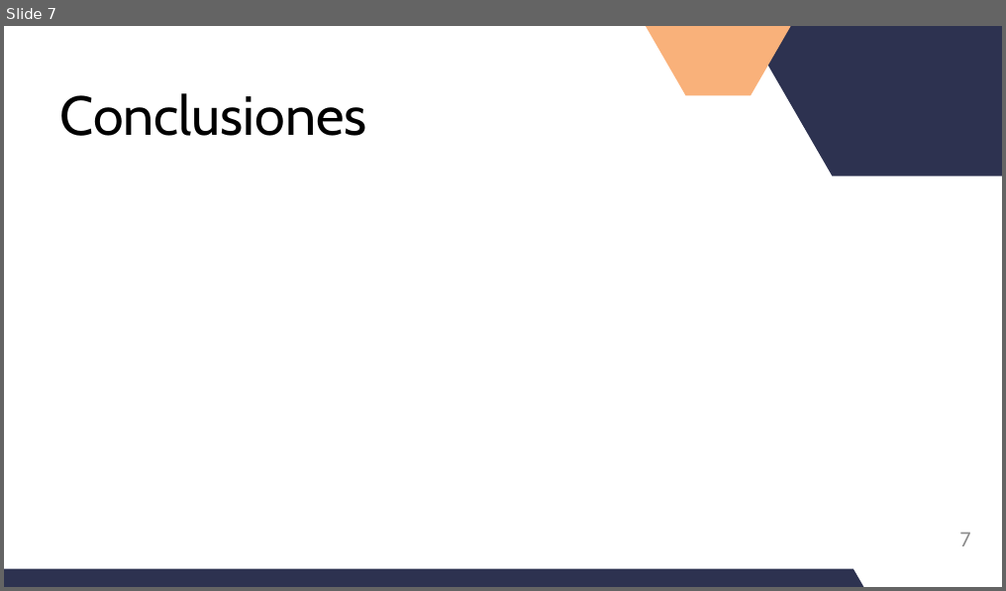
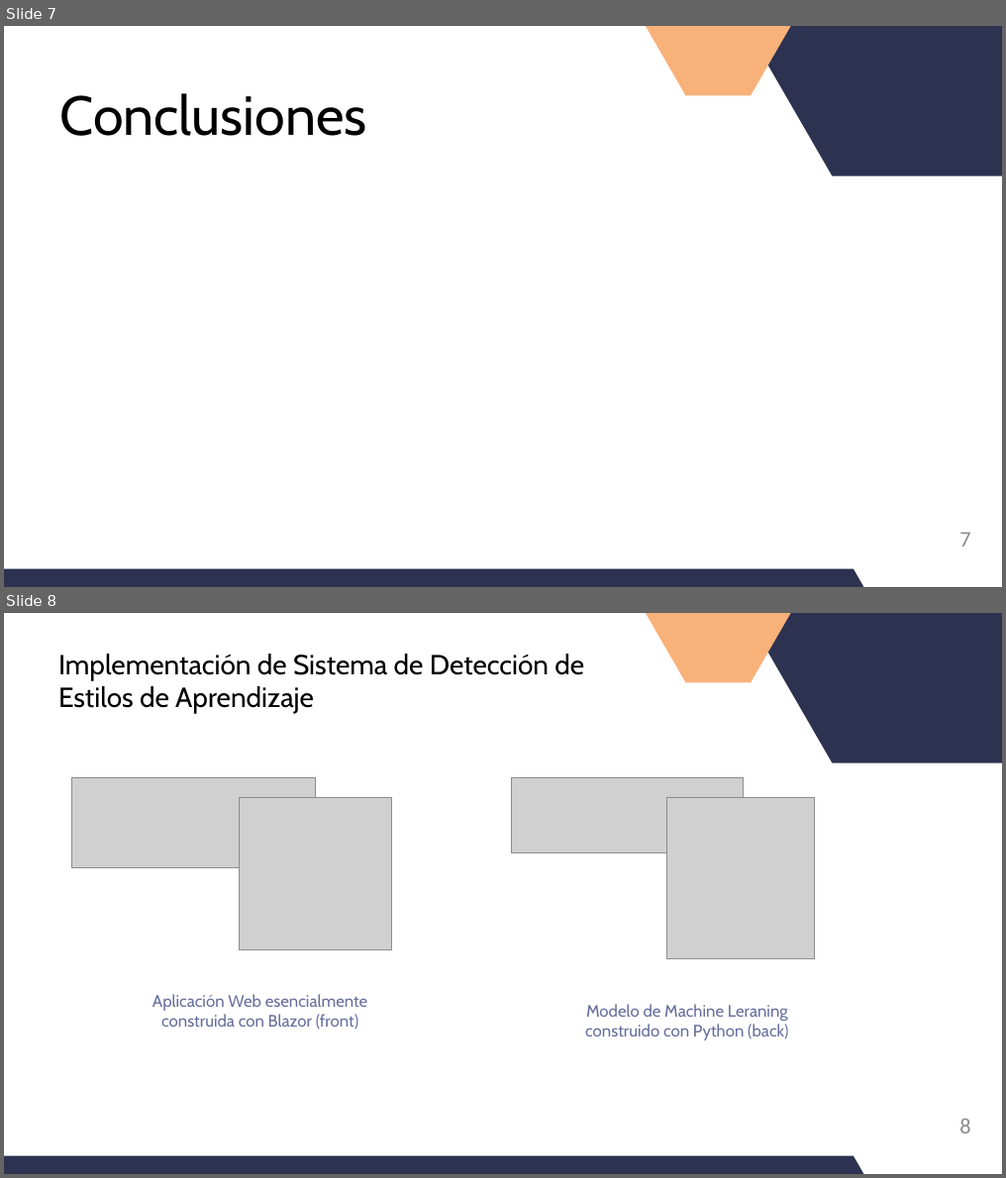
Before and after one commit to KuzeDavid/DIANDA, a slide deck: PPTT_DIANDA_II.pptx. Shown one above the other, each under a label of ours: slide 7 before the commit, slides 7 and 8 after it. The pictures are 1006x591 and 1006x1178 pixels, drawn with LibreOffice and Linux fonts; fonts in the diff are those of the drawing; grey boxes stand for pictures. Boxes give left, top, right and bottom in pixels: in the first picture for what was removed or moved away, otherwise in the second. Text is boxed around its words. In the diff, an @@ line names an element or a change of style, - is before the commit and + after.

```diff
--- a/PPTT_DIANDA_II.pptx
+++ b/PPTT_DIANDA_II.pptx
@@ slide 8 added at [4, 613, 1002, 1174], background #FFFFFF @@
@@ freeform shape added at [639, 613, 798, 683], fill #F9B17A @@
@@ freeform shape added at [746, 613, 1002, 763], fill #2D3250 @@
@@ text added at [58, 654, 584, 714], 40 pt, text #000000 @@
+Implementación de Sistema de Detección de Estilos de Aprendizaje
@@ picture added at [72, 777, 315, 868] @@
@@ picture added at [511, 777, 743, 853] @@
@@ picture added at [239, 797, 392, 951] @@
@@ picture added at [666, 797, 814, 959] @@
@@ text added at [152, 994, 368, 1029], 24 pt, text #676F9D @@
+Aplicación Web esencialmente construida con Blazor (front)
@@ text added at [585, 1004, 788, 1041], 24 pt, text #676F9D @@
+Modelo de Machine Leraning construido con Python (back)
@@ page number added at [959, 1119, 970, 1134], 32 pt, text #8C8C8C @@
+8
@@ freeform shape added at [4, 1156, 884, 1174], fill #2D3250 @@
```
Also in this commit, not shown: 5 other slides added, 40 other files.
